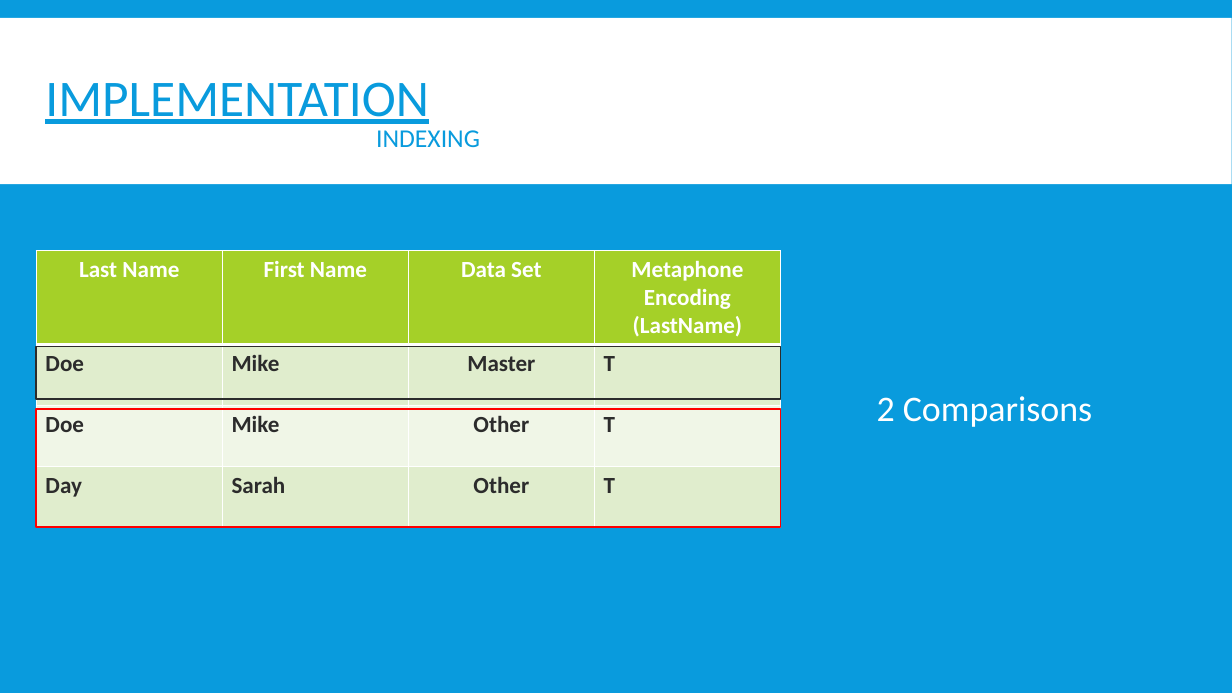
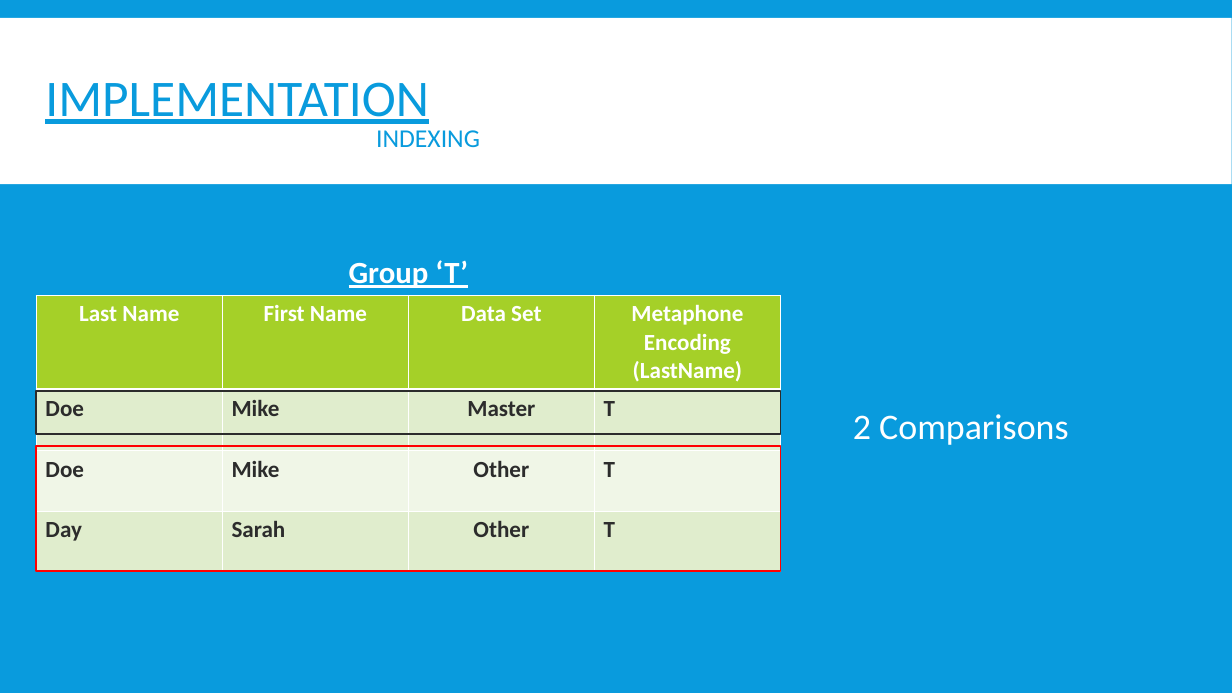
Before and after one commit to OryGregS/SeniorProject, a slide deck: slide 17 of docs/other/FuzzyRecordLinkage.pptx (slide 18 before the commit). Drawn at 1232x693 pixels with LibreOffice and Linux fonts; fonts in the diff are those of the drawing. Boxes give left, top, right and bottom in pixels: in the first picture for what was removed or moved away, otherwise in the second. Text is boxed around its words. In the diff, an @@ line names an element or a change of style, - is before the commit and + after.

```diff
--- a/docs/other/FuzzyRecordLinkage.pptx
+++ b/docs/other/FuzzyRecordLinkage.pptx
@@ text added at <box>349,260,468,288</box>, 24 pt, text #FFFFFF, bold, underline @@
+Group ‘T’
@@ table: place and size @@
-table at <box>36,250,779,527</box>
+table at <box>36,296,779,572</box>
@@ rectangle: place and size @@
-rectangle at <box>36,347,781,399</box>
+rectangle at <box>36,391,781,433</box>
@@ text "2 Comparisons": place and size @@
-text "2 Comparisons" at <box>877,396,1092,427</box>
+text "2 Comparisons" at <box>853,414,1068,445</box>
@@ rectangle: place and size @@
-rectangle at <box>36,409,781,527</box>
+rectangle at <box>36,446,781,572</box>
```
Also in this commit, not shown: 11 other slides changed, 2 other files.
